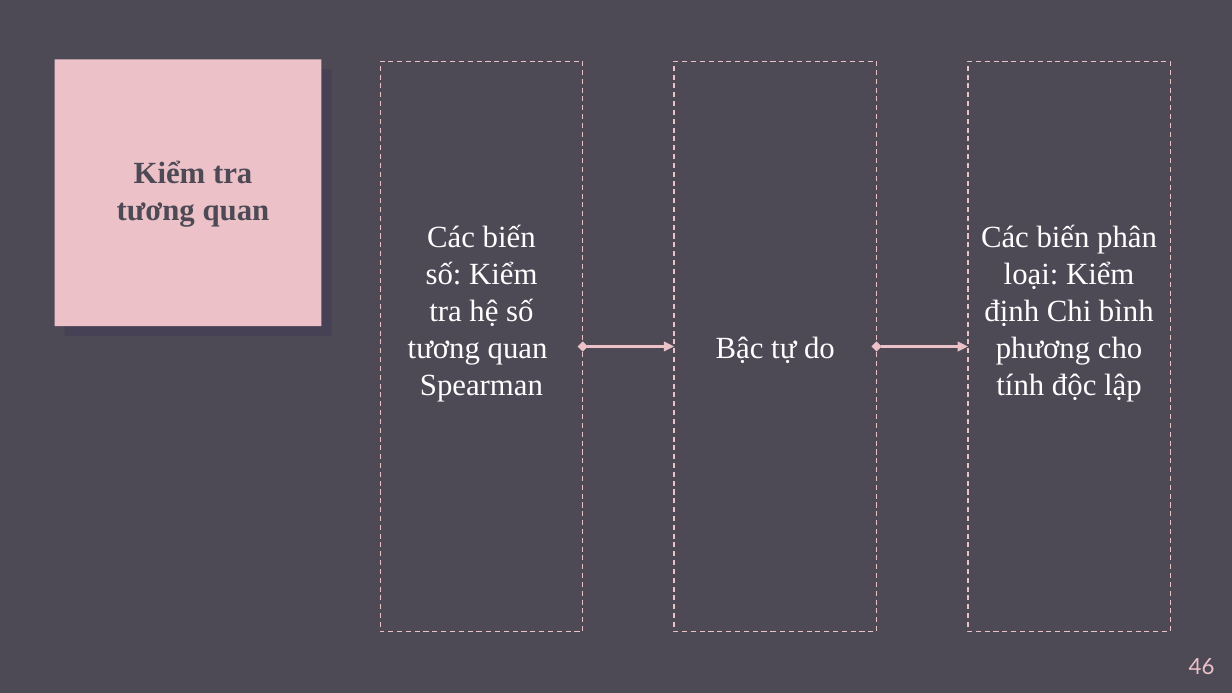
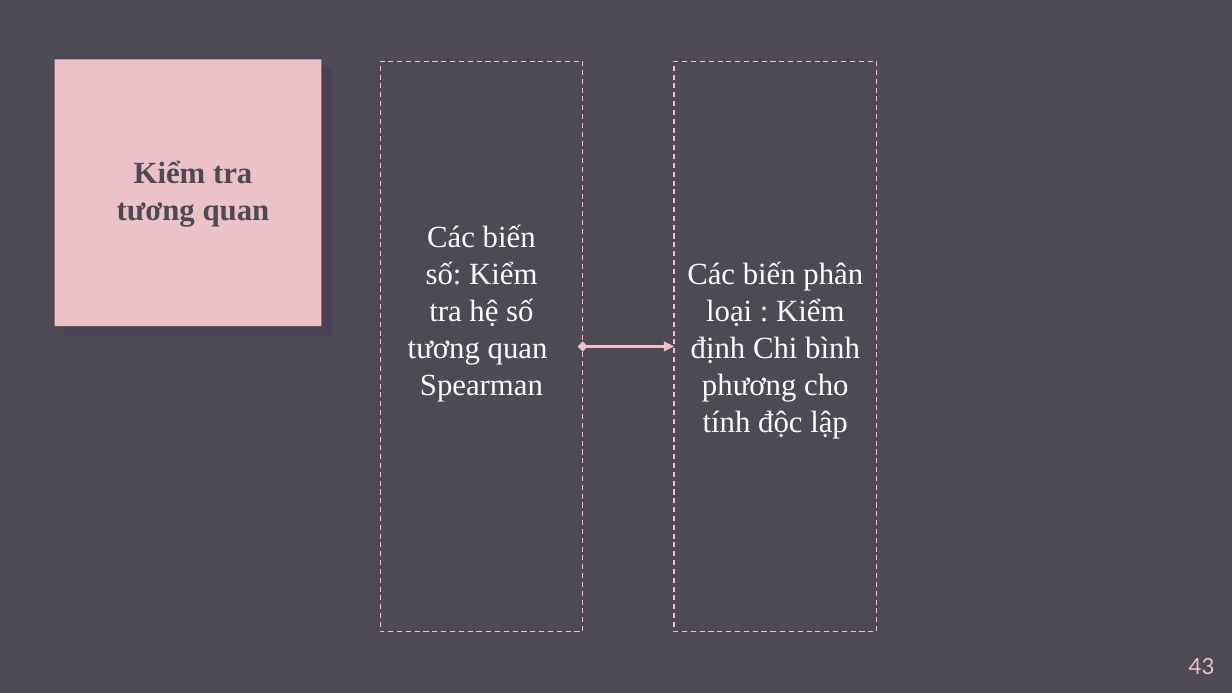
Before and after one commit to anhhuong20/ProjectTeam12, a slide deck: slide 43 of Team12.pptx (slide 46 before the commit). Drawn at 1232x693 pixels with LibreOffice and Linux fonts; fonts in the diff are those of the drawing; background and template pictures are left out. Boxes give left, top, right and bottom in pixels: in the first picture for what was removed or moved away, otherwise in the second. Text is boxed around its words. In the diff, an @@ line names an element or a change of style, - is before the commit and + after.

```diff
--- a/Team12.pptx
+++ b/Team12.pptx
@@ rectangle removed at (968, 62, 1170, 632) @@
-Các biến phân loại: Kiểm định Chi bình phương cho tính độc lập
@@ text in rectangle at (687, 261, 863, 438): text changed @@
-Bậc tự do
+Các biến phân loại : Kiểm định Chi bình phương cho tính độc lập
@@ double arrow removed from (877, 346) to (968, 346) @@
@@ page number at (1189, 658, 1215, 674): text changed @@
-46
+43
```
Also in this commit, not shown: 11 other slides changed, 8 slides added, 8 slides removed, 1 other file.
